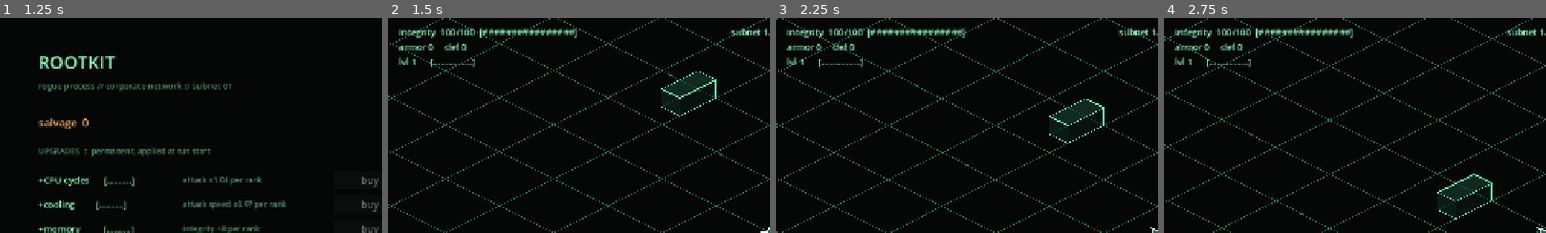
Above: before the commit, frames 1-4 (left to right).
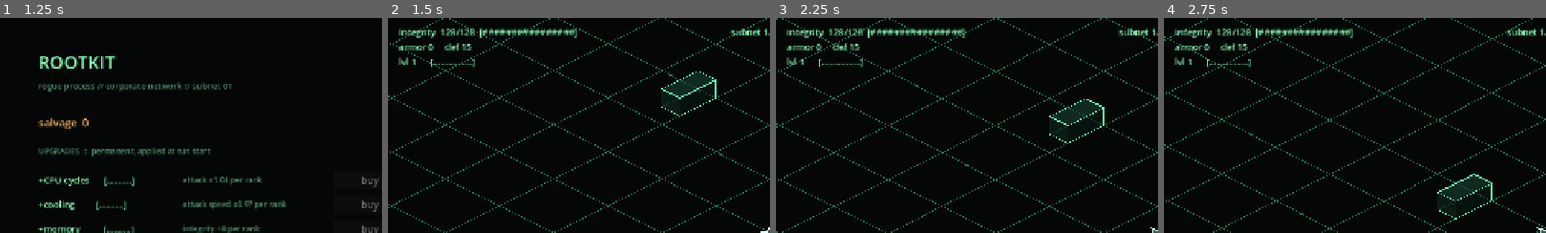
Above: after the commit, the same moments.

Repository: seanperkins/rootkit-game
Game: Godot game, scene res://scenes/main.tscn
Two runs of this game, one before a commit and one after it. Both use one fixed random seed, a clock stepped at 60 frames per second and the inputs below.
Inputs (mouse positions are % of the whole screen's width and height, from its top left):
- Up to frame 1 (1.25 s): click (81, 19) at 0.52 s; type "Alex" at 0.6 s
- Up to frame 2 (1.5 s): click "./intrude --subnet 01 [ENTER]" at 1.25 s
- Up to frame 3 (2.25 s): tap Enter (confirm) at 2 s; move the mouse to (45, 70) at 2.02 s; hold W (move_up) from 2.03 s (still down); hold Enter (confirm) from 2.03 s (still down)
- Up to frame 4 (2.75 s): keep holding W (move_up); keep holding Enter (confirm); tap R (recipes) at 2.3 s
The pictures show only the part of the screen within x 0-50%, y 0-50%; the shares and areas given below are measured in that part.

Frame 1 is identical in both runs. In frame 2, 0.2% of the frame differs, in the area x 15-23%, y 5-16%; in frame 3, 0.2%; in frame 4, 0.2%.

Commit message:
docs: NAT punching direct link uses low-level ENetConnection (proven)
A probe confirmed ENetConnection does simultaneous open: two hosts each
create_host_bound on the punch port and connect_to_host to each other, both
get EVENT_CONNECT and a packet crosses. ENetMultiplayerPeer will not — it
enforces a server/client role and never raises peer_connected for such a
link. The plan's central unknown is resolved; the second socket is an
ENetConnection alongside the relay peer, its packets handed up the existing
_handle path.

Diff:
--- a/data/enemy_table.gd
+++ b/data/enemy_table.gd
@@ -54,7 +54,14 @@
 			110.0, 18.0, 16, Behaviour.RANGED),
 		# ICE stays LAST: EnemyTable.ICE is an index into this list, and the boss
 		# spawn, the win condition and the flip guard all read it.
-		EnemyType.new(&"ice",      3, Color(1.00, 0.25, 0.85), 700.0, 46.0, 1e18, 22.0, 0),
+		#
+		# 550, not 700. The boss arrives at SUBNET_SECONDS, where the elapsed
+		# ramp is at its ceiling: at the softened board axis 550 is 917
+		# effective integrity in subnet 01 and still 1421 in subnet 02 — the
+		# number 700 used to put on the FIRST one. A boss that reads as a wall
+		# on the first subnet and as a formality on the third is scaled by the
+		# wrong axis; the campaign multiplier is the axis that should carry it.
+		EnemyType.new(&"ice",      3, Color(1.00, 0.25, 0.85), 550.0, 46.0, 1e18, 22.0, 0),
 	]
 
 const ICE := 12  # the boss. corruption_threshold is effectively infinite:
--- a/scripts/build/player_stats.gd
+++ b/scripts/build/player_stats.gd
@@ -14,12 +14,40 @@
 ## player stat has nowhere to land in the exploit namespace, so it cannot be sold
 ## in the shop and then silently delivered as something else.
 
+## 128 integrity, not the 100 this started at, and 15 defense where there was
+## none.
+##
+## A subnet is 300 s long and holds no regeneration: the only heals in a
+## fighting subnet are a data block held for its full duration (once every
+## `Blocks.INTERVAL`), the `keylog` lifesteal payload, and
+## `run.SUBNET_CLEAR_HEAL`, which pays out only after the subnet is already
+## won. Against 200-300 live bodies at 7-18 contact damage on a 0.5 s iframe,
+## a 100-point pool with no mitigation is spent by attrition long before any
+## single enemy is a threat — measured on an autopiloted solo run, whose
+## integrity fell monotonically to zero on every seed, both from a fresh save
+## and from one with five ranks in every shop line.
+##
+## The two numbers do different jobs and neither replaces the other. Integrity
+## is the budget: 128 is a power of two, which is the register this game's
+## numbers read in, and it is worth 3.5 ranks of `memory`. Defense is the
+## SHAPE: d/(d+DEFENSE_K) at 15 takes exactly a fifth off every source, so a
+## pool spent in small contact hits lasts a fifth longer while a 26-point
+## `_pulse` is softened by the same fraction rather than being made safe.
+##
+## The cost, stated: `memory` (+8/rank) and `encryption` (+6/rank) are worth
+## proportionally less than they were, because the base they add to is bigger.
+## They are still the only way past this line.
 const BASE := {
-	&"integrity": 100.0,
+	&"integrity": 128.0,
 	&"armor": 0.0,
-	&"defense": 0.0,
+	&"defense": 15.0,
 	&"clock_speed": 220.0,
-	&"pickup_radius": 30.0,
+	## 80, not 30. XP exists only as shards on the floor at 1 xp each, and a
+	## 30 px radius on an 11 px player collects only what dies in contact —
+	## a kiting player leaves most of a subnet's XP where it dropped and the
+	## build never matures, which is the other half of the attrition above.
+	## `bandwidth` (+6/rank) tops this up rather than being the whole of it.
+	&"pickup_radius": 80.0,
 }
 
 const BASE_MULT := {
--- a/scripts/run/spawn_director.gd
+++ b/scripts/run/spawn_director.gd
@@ -53,12 +53,21 @@
 ## same fight with more targets. Reads the IMMUTABLE roster size: a death or a
 ## park never lowers it, so a party cannot shed difficulty by losing a member.
 const HP_PER_EXTRA_PLAYER := 0.50
-
 ## The board axis: five exploit rows (from three) fire up to two-thirds more,
 ## so every enemy carries this much more integrity on top of the subnet,
-## elapsed and party axes. Set by the perf gate's coverage pin: the smallest
-## value whose fixture field is no thinner than the three-row pin.
-const HP_ROWS := 1.40
+## elapsed and party axes.
+##
+## 1.15, down from the 1.40 the perf gate's coverage pin chose. That pin is a
+## LOAD instrument — it wants a full field — and it set a number that is paid
+## from the first tick, when the board holds one rank-1 row and none of the
+## five rows it is pricing. At 1.40 a daemon opened at 14 integrity against a
+## 12 dps starting packet and ICE at 980 (1421 by the subnet's end, with the
+## elapsed ramp on top); at 1.15 they open at 11.5 and 805. The late-build
+## case it exists for still pays it — the multiplier applies at every
+## elapsed — and the perf gate's field mean is re-pinned below with the
+## reason, because this is a balance change the game wanted rather than a
+## lighter tick.
+const HP_ROWS := 1.15
 
 static func party_hp_mult(players: int) -> float:
 	return 1.0 + HP_PER_EXTRA_PLAYER * float(maxi(players, 1) - 1)
@@ -81,9 +90,18 @@
 var dropped: int = 0        # pool was full; counted, never silently ignored
 var boss_spawned: bool = false
 
-## One a minute, and never in the last: ICE arrives at SUBNET_SECONDS and the
-## subnet's ending is not a stage to share.
-const MINIBOSS_TIMES := [60.0, 120.0, 180.0, 240.0]
+## Never in the last minute: ICE arrives at SUBNET_SECONDS and the subnet's
+## ending is not a stage to share. `tests/test_minibosses` asserts that rule,
+## so the last time stays at 240.
+##
+## The gaps CLOSE — 80, 65, 55, 40 — rather than sitting a flat minute apart.
+## The first used to land at 60 s, when a first-subnet board is still one
+## rank-1 vector: fork_bomb is a CHARGER with 195 integrity at the softened
+## board axis and 20 contact damage, which is a wall rather than a set-piece
+## that early. Twenty seconds later it meets a board with a second row on it,
+## and the compression puts the time it costs back into the crowded half of
+## the subnet where the player has something to spend it with.
+const MINIBOSS_TIMES := [80.0, 145.0, 200.0, 240.0]
 const MINIBOSS_IDS := [&"fork_bomb", &"packet_filter", &"null_ptr", &"kernel_panic"]
 
 var miniboss_fired: PackedByteArray
@@ -99,14 +117,29 @@
 
 func _init(seed_value: int = 20260829) -> void:
 	rng.seed = seed_value
+	# Rates are the DENSITY axis, and the overlaps are what set it: four rows
+	# run at once from 180 s, so the concurrent solo spawn rate used to peak at
+	# 9.4/s over 180-240 (daemon 4.2 + worm 3.4 + probe 0.7 + rootkit 0.6 +
+	# watchdog 0.25 + firewall 0.6, in their overlapping windows) against a
+	# board that kills a handful a second. A subnet is 300 s long and the pool
+	# caps at MAX_ENEMIES 600, so nothing here is unbounded — but the field
+	# still arrived faster than any first-subnet build clears it, and being
+	# surrounded is what ended the run rather than any single enemy.
+	#
+	# The four rows below are the overlap, cut so the peak concurrent rate is
+	# 6.6/s and one subnet schedules 1288 spawns rather than 1690 (-402: 72
+	# from daemon 60-150, 108 from worm 150-240, 192 from daemon 180-300, 30
+	# from firewall 240-300). The escalation SHAPE is untouched — every window,
+	# formation and type ordering is as it was, and the late phase is still the
+	# densest part of the subnet.
 	waves = [
 		Wave.new(0.0,   45.0,  0, 1.8, Formation.RING),
 		Wave.new(20.0,  90.0,  2, 1.2, Formation.STREAM),
-		Wave.new(60.0, 150.0,  0, 3.0, Formation.RING),
+		Wave.new(60.0, 150.0,  0, 2.2, Formation.RING),
 		Wave.new(90.0, 180.0,  1, 0.6, Formation.FLANK),
-		Wave.new(150.0, 240.0, 2, 3.4, Formation.BURST),
-		Wave.new(180.0, 300.0, 0, 4.2, Formation.RING),
-		Wave.new(240.0, 300.0, 1, 1.4, Formation.FLANK),
+		Wave.new(150.0, 240.0, 2, 2.2, Formation.BURST),
+		Wave.new(180.0, 300.0, 0, 2.6, Formation.RING),
+		Wave.new(240.0, 300.0, 1, 0.9, Formation.FLANK),
 		# The new types, introduced one at a time so each is legible when it
 		# first appears rather than arriving in a crowd.
 		Wave.new(70.0,  160.0, _idx(&"tracer"),   1.1,  Formation.FLANK),
--- a/tests/test_player_sheet.gd
+++ b/tests/test_player_sheet.gd
@@ -41,8 +41,8 @@
 	root.add_child(run)
 	await process_frame
 	run.input_override = Vector2.ZERO
-	_check("memory r10 starts the run at 180", run.player_health[run.local_slot], 180.0)
-	_check("effective max integrity is 180", run._eff_integrity(run.local_slot), 180.0)
+	_check("memory r10 starts the run at 208", run.player_health[run.local_slot], 208.0)
+	_check("effective max integrity is 208", run._eff_integrity(run.local_slot), 208.0)
 	run.queue_free()
 	await process_frame
 	_clear_buffs()
@@ -54,7 +54,7 @@
 	root.add_child(run)
 	await process_frame
 	run.input_override = Vector2.ZERO
-	_check("bandwidth r10 gives pickup radius 90", run.pickup_radius[run.local_slot], 90.0)
+	_check("bandwidth r10 gives pickup radius 140", run.pickup_radius[run.local_slot], 140.0)
 	run.queue_free()
 	await process_frame
 	_clear_buffs()
Not shown, changed: docs/superpowers/plans/2026-09-03-nat-punching.md
